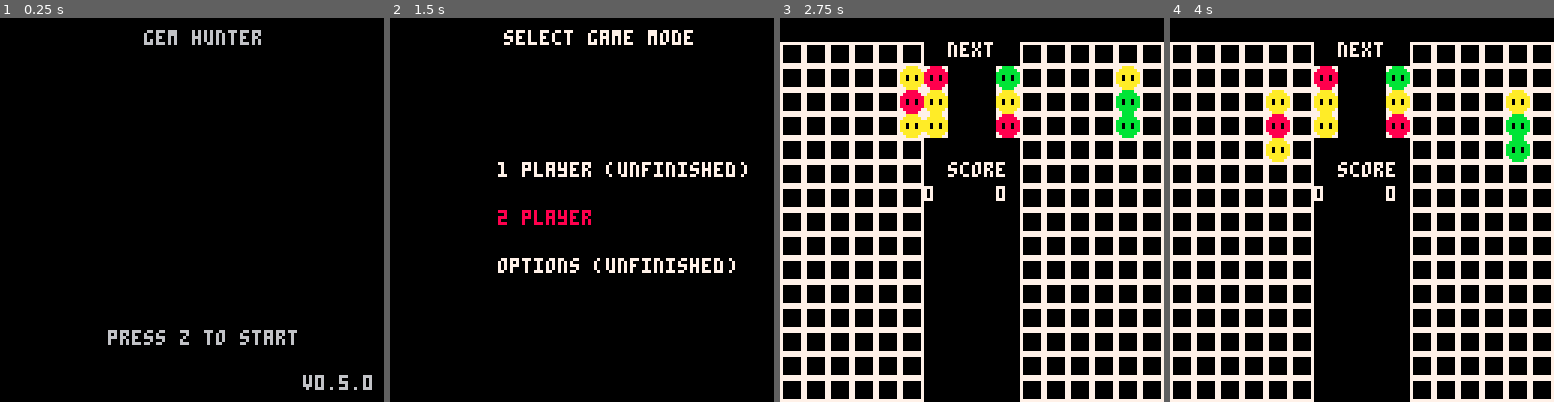
Above: before the commit, frames 1-4 (left to right).
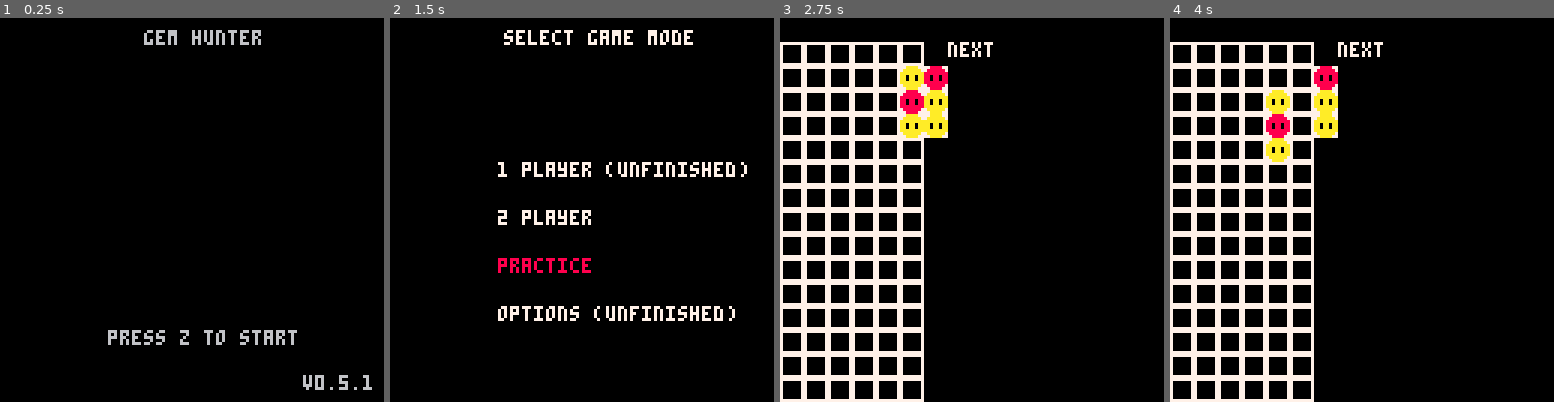
Above: after the commit, the same moments.

Repository: EliasJMote/Gem-Hunter-Pico-8
Game: PICO-8 cartridge gem_hunter.p8
Two runs of this game, one before a commit and one after it. Both use one fixed random seed, a clock stepped at 60 frames per second and the inputs below.
Inputs:
- Up to frame 1 (0.25 s): no input
- Up to frame 2 (1.5 s): tap X (X key) at 0.33, 1.07 s; tap O (Z key) at 0.7 s
- Up to frame 3 (2.75 s): hold Right 1.6-2.1 s; tap O (Z key) at 1.7, 2.1, 2.5 s; tap X (X key) at 1.85 s; hold Up 2.15-2.42 s; hold Right from 2.47 s (still down)
- Up to frame 4 (4 s): tap O (Z key) at 2.9, 3.3, 3.7 s; tap X (X key) at 2.97 s; release Right at 3.03 s; hold Left 3.08-3.58 s; hold Down 3.63-3.97 s

The runs differ from the first frame. In frame 1, less than 0.1% of the frame differs, in the area x 94-97%, y 92-97%; in frame 2, 2.8%; in frame 3, 17%, in the area x 37-100%, y 6-100%; in frame 4, 17%.

Commit message:
V0.5.1 - Added 'practice' mode

Diff:
--- a/gem_hunter.p8
+++ b/gem_hunter.p8
@@ -365,24 +365,26 @@
 	end
 
 	-- activate crush
-	if(btnp(5, p.player) and p.score >= 10) then
-		--p.crush_process = true
-
-
-		-- first, calculate the number of crush levels
-		local crush_levels = flr(p.score / 10)
-
-		-- subtract 10 x number of crush levels from the players score
-		p.score -= 10 * crush_levels
-
-		-- add crush levels to the other player
-		if(p.player == 0) then
-			globals.p2 = add_crush_levels(globals.p2, crush_levels, 112-32)
-		else
-			globals.p1 = add_crush_levels(globals.p1, crush_levels, 0)
-		end
-
-		--p.crush_process = false
+	if(globals.state ~= "Practice") then
+		if(btnp(5, p.player) and p.score >= 10) then
+			--p.crush_process = true
+
+
+			-- first, calculate the number of crush levels
+			local crush_levels = flr(p.score / 10)
+
+			-- subtract 10 x number of crush levels from the players score
+			p.score -= 10 * crush_levels
+
+			-- add crush levels to the other player
+			if(p.player == 0) then
+				globals.p2 = add_crush_levels(globals.p2, crush_levels, 112-32)
+			else
+				globals.p1 = add_crush_levels(globals.p1, crush_levels, 0)
+			end
+
+			--p.crush_process = false
+		end
 	end
 
 	return p
@@ -390,11 +392,18 @@
 
 -- init game
 function init_game()
-	globals.p1 = {}
-	globals.p2 = {}
-
-	globals.p1 = init_player(globals.p1, 32, 0)
-	globals.p2 = init_player(globals.p2, 112, 1)
+	if(globals.state == "2 Player Game") then
+		globals.p1 = {}
+		globals.p2 = {}
+
+		globals.p1 = init_player(globals.p1, 32, 0)
+		globals.p2 = init_player(globals.p2, 112, 1)
+
+	elseif(globals.state == "Practice") then
+		globals.p1 = {}
+
+		globals.p1 = init_player(globals.p1, 32, 0)
+	end
 
 	globals.game_state = "gameplay"
 end
@@ -412,13 +421,16 @@
 	if(globals.state == "Title") then
 		if(btnp(4)) then
 			globals.state = "Select Mode"
-			globals.title_state = "2 Player"
+			globals.title_state = "Practice"
 		end
 
 	elseif(globals.state == "Select Mode") then
 		if(btnp(4)) then
 			if(globals.title_state == "2 Player") then
 				globals.state = "2 Player Game"
+				init_game()
+			elseif(globals.title_state == "Practice") then
+				globals.state = "Practice"
 				init_game()
 			end
 		end
@@ -429,8 +441,10 @@
 				globals.title_state = "Options"
 			elseif(globals.title_state == "2 Player") then
 				globals.title_state = "1 Player"
+			elseif(globals.title_state == "Practice") then
+				globals.title_state = "2 Player"
 			elseif(globals.title_state == "Options") then
-				globals.title_state = "2 Player"
+				globals.title_state = "Practice"
 			end
 
 		-- if the player pushes down
@@ -438,6 +452,8 @@
 			if(globals.title_state == "1 Player") then
 				globals.title_state = "2 Player"
 			elseif(globals.title_state == "2 Player") then
+				globals.title_state = "Practice"
+			elseif(globals.title_state == "Practice") then
 				globals.title_state = "Options"
 			elseif(globals.title_state == "Options") then
 				globals.title_state = "1 Player"
@@ -458,6 +474,15 @@
 				init_game()
 			end
 		end
+	elseif(globals.state == "Practice") then
+
+		if(globals.game_state == "gameplay") then
+			globals.p1 = update_player(globals.p1, 0)
+		else
+			if(btnp(4)) then
+				init_game()
+			end
+		end
 	end
 end
 
@@ -469,7 +494,7 @@
 		local margin = 4
 		print("gem hunter", 48, margin)
 		print("press z to start", 36, 104)
-		print("v0.5.0", 105-margin, 123-margin)
+		print("v0.5.1", 105-margin, 123-margin)
 
 	elseif(globals.state == "Select Mode") then
 		local margin = 4
@@ -487,10 +512,16 @@
 		print("2 player", 36, 64)
 		color(7)
 
+		if(globals.title_state == "Practice") then
+			color(8)
+		end
+		print("practice", 36, 80)
+		color(7)
+
 		if(globals.title_state == "Options") then
 			color(8)
 		end
-		print("options (unfinished)", 36, 80)
+		print("options (unfinished)", 36, 96)
 		color(7)
 
 	elseif(globals.state == "1 Player Game") then
@@ -539,155 +570,191 @@
 		elseif(globals.game_state == "p2 victory") then
 			print("p2 wins", 50, 80)
 		end
-	end
-end
-…(150 lines of a section not shown)…
+
+	elseif(globals.state == "Practice") then
+
+		-- draw blocks in the well
+		for i=1,6 do
+			for j=1,15 do
+				spr(globals.p1.well[i][j], 8*(i-1), 8+8*(j-1))
+			end
+		end
+
+		if not(globals.p1.clear_process) then
+			spr(globals.p1.column.sprites[1], globals.p1.column.x, globals.p1.column.y)
+			spr(globals.p1.column.sprites[2], globals.p1.column.x, globals.p1.column.y+8)
+			spr(globals.p1.column.sprites[3], globals.p1.column.x, globals.p1.column.y+16)
+		end
+
+		-- draw the next columns for the players
+		print("next", 56, 8)
+		spr(globals.p1.column_next[1], 48, 16)
+		spr(globals.p1.column_next[2], 48, 24)
+		spr(globals.p1.column_next[3], 48, 32)
+
+		-- display victory
+		if(globals.game_state == "p2 victory") then
+			print("game over", 50, 64)
+			print("press 'z'", 50, 88)
+			print("to restart", 50, 96)
+		end
+	end
+end
+…(158 lines of a section not shown)…
Not shown, changed: 24 lines of the sprite sheet (__gfx__) section of gem_hunter.p8
Not shown, changed: readme.txt
Not shown, removed: gem_hunter.zip
Not shown, removed: index.html
Not shown, removed: index.js
